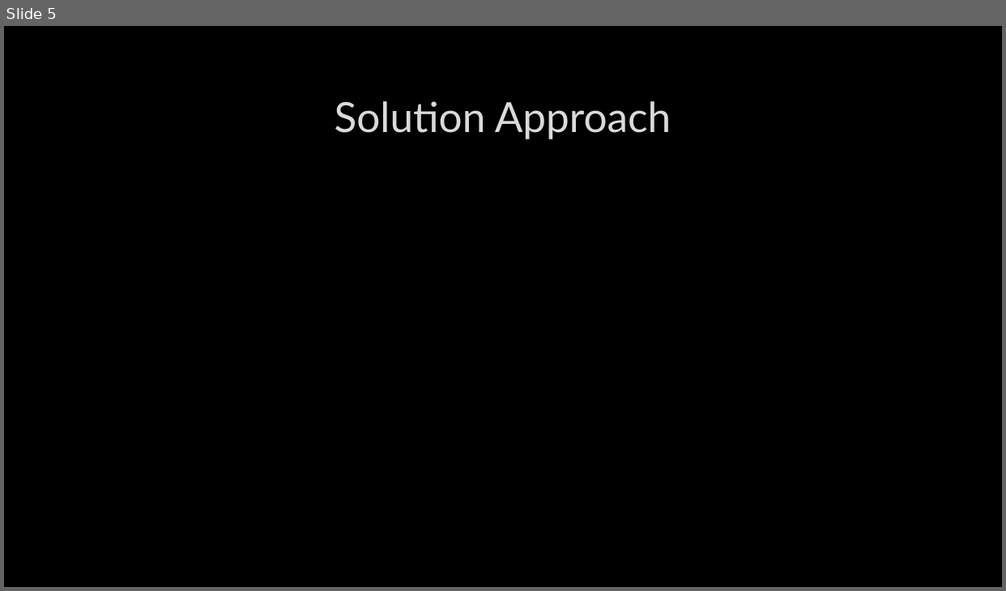
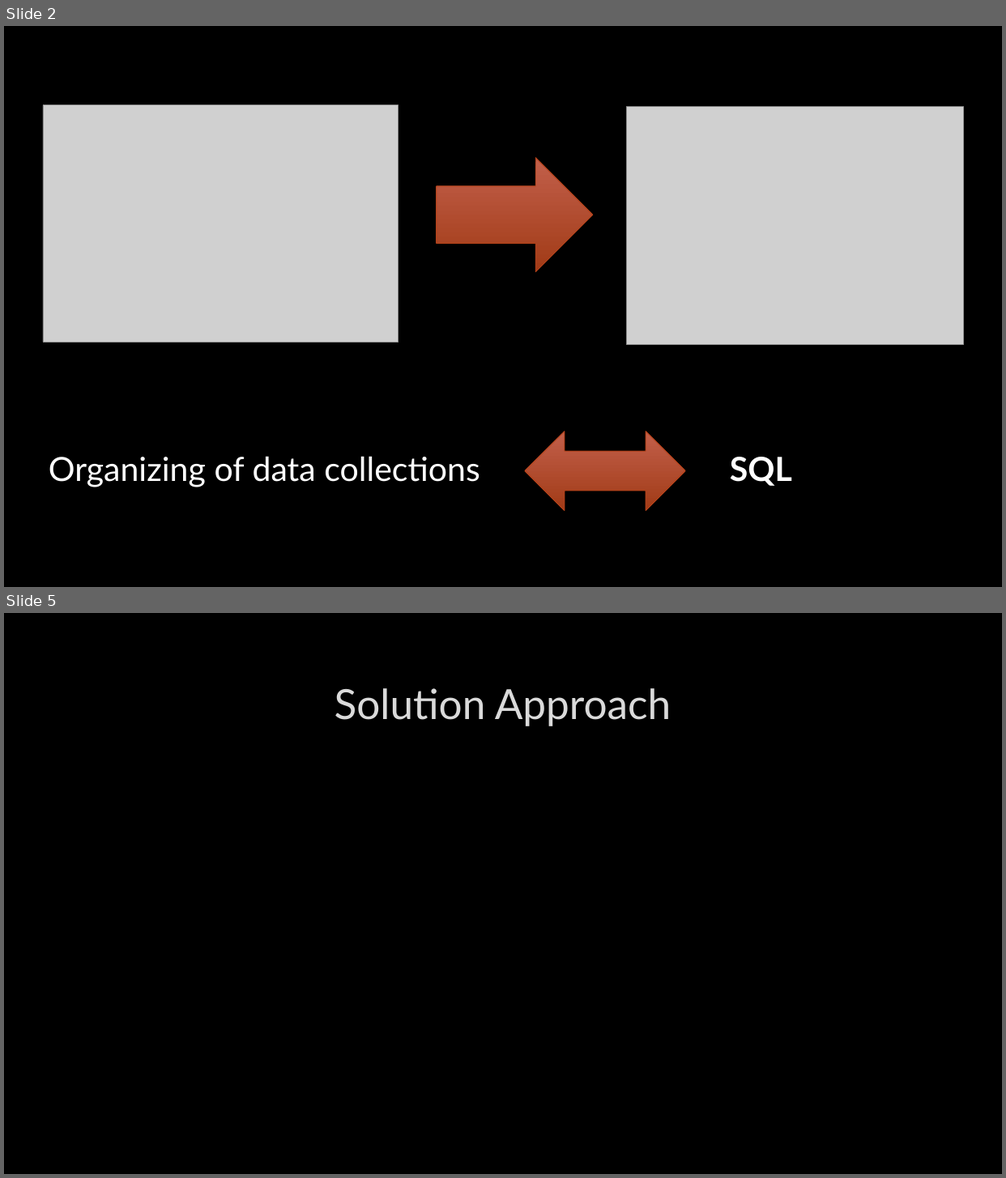
Before and after one commit to felixnext/enjoy-sql, a slide deck: presentation/Enjoy-SQL.pptx. Shown one above the other, each under a label of ours: slide 5 before the commit, slides 2 and 5 after it; the slides between them are not shown. The pictures are 1006x591 and 1006x1178 pixels, drawn with LibreOffice and Linux fonts; fonts in the diff are those of the drawing; grey boxes stand for pictures; background and template pictures are left out. Boxes give left, top, right and bottom in pixels: in the first picture for what was removed or moved away, otherwise in the second. Text is boxed around its words. In the diff, an @@ line names an element or a change of style, - is before the commit and + after.

```diff
--- a/presentation/Enjoy-SQL.pptx
+++ b/presentation/Enjoy-SQL.pptx
@@ slide 2 added at <box>4,26,1002,587</box>, background picture (left out) @@
@@ picture added at <box>43,105,398,342</box> @@
@@ picture added at <box>627,106,964,345</box> @@
@@ right arrow added at <box>437,158,593,272</box>, fill gradient #C25F4A to #A23B17, outline #B4421A 0.75 pt @@
@@ left right arrow added at <box>525,432,686,511</box>, fill gradient #C25F4A to #A23B17, outline #B4421A 0.75 pt @@
@@ text added at <box>49,456,479,488</box>, 32 pt, text #FFFFFF @@
+Organizing of data collections
@@ text added at <box>730,457,792,486</box>, 32 pt, text #FFFFFF, bold @@
+SQL
```
Also in this commit, not shown: 2 other slides added, 3 slides removed.
